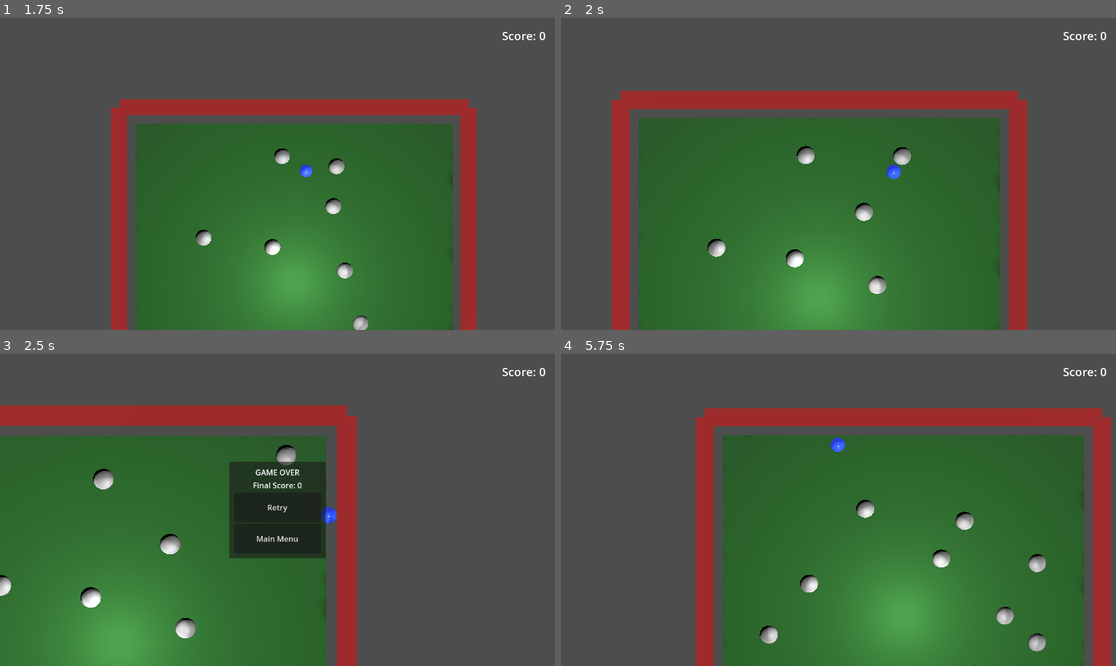
Above: before the commit, frames 1-4 (two rows, left to right).
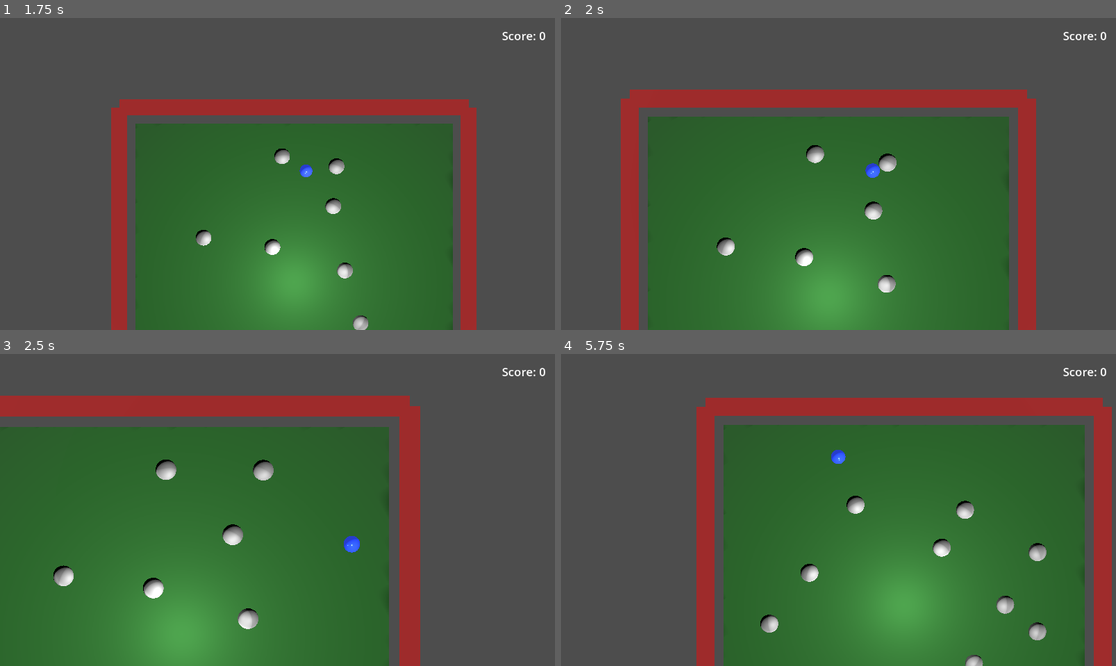
Above: after the commit, the same moments.

Repository: bluehexagons/snakeproject
Game: Godot game, scene res://scenes/main_menu.tscn
Same seed, same stepped clock (60 frames per second), same inputs: the game is played once before the commit and once after it.
Inputs:
- Up to frame 1 (1.75 s): click "New Game" at 0.5 s; hold D (move_right) from 1.28 s (still down)
- Up to frame 2 (2 s): keep holding D (move_right)
- Up to frame 3 (2.5 s): release D (move_right) at 2.03 s; hold S (move_down) from 2.03 s (still down)
- Up to frame 4 (5.75 s): release S (move_down) at 2.75 s; click "Retry" at 2.75 s; hold D (move_right) 3.53-4.25 s; click "Retry" at 4.25 s; hold W (move_up) from 5.03 s (still down)

Frame 1 is identical in both runs. In frame 2, 9.5% of the frame differs, in the area x 9-86%, y 22-100%; in frame 3, 29%, in the area x 0-76%, y 13-100%; in frame 4, 9.5%.

Commit message:
(AI) rocks rock

Diff:
--- a/scripts/collision_handler.gd
+++ b/scripts/collision_handler.gd
@@ -2,18 +2,28 @@
 
 const MINIMUM_SEPARATION = 0.8
 const SEPARATION_FORCE = 80.0
-const COLLISION_BOUNCE = 0.4  # Reduced bounce for more stable collisions
+const COLLISION_BOUNCE = 0.4
 const PLAYER_MASS = 0.5
 const SEGMENT_MASS = 3.0
-const ROCK_MASS = 5.0
-const FRICTION_COEFFICIENT = 0.1
-const ENERGY_TRANSFER = 0.95  # Increased energy transfer
-const PERSISTENT_COLLISION_DAMPING = 0.8  # Less aggressive damping
+const ROCK_MASS = 8.0  # Increased rock mass
+const FRICTION_COEFFICIENT = 0.15  # Increased friction
+const ENERGY_TRANSFER = 0.85  # Reduced to lose more energy in collisions
+const PERSISTENT_COLLISION_DAMPING = 0.8
 const MAX_COLLISION_SPEED = 20.0
 const REST_THRESHOLD = 0.1
-const STATIC_BREAKAWAY_FORCE = 2.0  # Force needed to start moving a static object
+const STATIC_BREAKAWAY_FORCE = 3.0  # Increased force needed to move rocks
+const VELOCITY_LOSS_ON_COLLISION = 0.7  # How much velocity to maintain after collision
 
-func handle_collision(body_a: CharacterBody3D, body_b: CharacterBody3D, collision_normal: Vector3, delta: float) -> void:
+func handle_collision(body_a: CharacterBody3D, body_b: Node, collision_normal: Vector3, delta: float) -> void:
+	# Early return for static bodies (barriers)
+	if body_b is StaticBody3D:
+		handle_static_collision(body_a, collision_normal, delta)
+		return
+
+	# Only proceed with CharacterBody3D collisions
+	if not body_b is CharacterBody3D:
+		return
+
 	var mass_a = get_body_mass(body_a)
 	var mass_b = get_body_mass(body_b)
 
@@ -21,56 +31,53 @@
 	var relative_velocity = body_b.velocity - body_a.velocity
 	var normal_speed = relative_velocity.dot(collision_normal)
 
-	# Calculate initial kinetic energies
-	var energy_a = 0.5 * mass_a * body_a.velocity.length_squared()
-	var energy_b = 0.5 * mass_b * body_b.velocity.length_squared()
-	var total_energy = energy_a + energy_b
+	# Additional velocity loss on collision
+	body_a.velocity *= VELOCITY_LOSS_ON_COLLISION
+	body_b.velocity *= VELOCITY_LOSS_ON_COLLISION
 
-	# Handle static friction for rocks
-	if body_a.is_in_group("rock") and relative_velocity.length() < STATIC_BREAKAWAY_FORCE:
-		mass_a *= 2.0  # Make rocks harder to move when static
-	if body_b.is_in_group("rock") and relative_velocity.length() < STATIC_BREAKAWAY_FORCE:
-		mass_b *= 2.0
+	# Handle static friction for rocks with increased effect
+	if body_a.is_in_group("rock"):
+		if relative_velocity.length() < STATIC_BREAKAWAY_FORCE:
+			mass_a *= 3.0  # Increased mass multiplier for static rocks
+	if body_b.is_in_group("rock"):
+		if relative_velocity.length() < STATIC_BREAKAWAY_FORCE:
+			mass_b *= 3.0
 
-	# Calculate impulse for the collision
+	# Calculate impulse with increased mass effect
 	var restitution = COLLISION_BOUNCE * ENERGY_TRANSFER
-	var impulse_magnitude = -(1.0 + restitution) * normal_speed / ((1.0 / mass_a) + (1.0 / mass_b))
+	var impulse_magnitude = -(1.0 + restitution) * normal_speed
+	impulse_magnitude /= (1.0 / mass_a) + (1.0 / mass_b)
+
+	# Apply impulses with stronger effect
 	var impulse = collision_normal * impulse_magnitude
+	body_a.velocity -= impulse / mass_a
+	body_b.velocity += impulse / mass_b
 
-	# Apply impulses
-	var vel_change_a = -impulse / mass_a
-	var vel_change_b = impulse / mass_b
-
-	# Calculate and apply friction
+	# Enhanced friction effect
 	var tangent_velocity = relative_velocity - (normal_speed * collision_normal)
 	if tangent_velocity.length_squared() > 0.001:
 		var tangent = tangent_velocity.normalized()
 		var friction_impulse = -tangent * abs(impulse_magnitude) * FRICTION_COEFFICIENT
 
-		vel_change_a -= friction_impulse / mass_a
-		vel_change_b += friction_impulse / mass_b
+		body_a.velocity -= friction_impulse / mass_a
+		body_b.velocity += friction_impulse / mass_b
 
-	# Apply velocity changes
-	body_a.velocity += vel_change_a
-	body_b.velocity += vel_change_b
-
-	# Ensure energy is conserved (with some intentional loss)
-	var new_energy_a = 0.5 * mass_a * body_a.velocity.length_squared()
-	var new_energy_b = 0.5 * mass_b * body_b.velocity.length_squared()
-	var new_total_energy = new_energy_a + new_energy_b
-
-	if new_total_energy > total_energy:
-		var scale = sqrt(total_energy / new_total_energy) * ENERGY_TRANSFER
-		body_a.velocity *= scale
-		body_b.velocity *= scale
-
-	# Apply separation
+	# Apply separation with mass consideration
 	var separation_vector = (body_b.global_position - body_a.global_position)
 	var penetration = MINIMUM_SEPARATION - separation_vector.length()
 	if penetration > 0:
 		var separation = collision_normal * SEPARATION_FORCE * delta * penetration
 		body_a.velocity -= separation / mass_a
 		body_b.velocity += separation / mass_b
+
+func handle_static_collision(body: CharacterBody3D, collision_normal: Vector3, delta: float) -> void:
+	var impact_speed = body.velocity.dot(collision_normal)  # Used in calculation
+	var reflection = body.velocity.bounce(collision_normal) * COLLISION_BOUNCE
+	body.velocity = reflection * VELOCITY_LOSS_ON_COLLISION
+
+	# Add slight upward bounce to prevent sticking to ground
+	if collision_normal.y > 0.5:  # If hitting ground-like surface
+		body.velocity.y += abs(impact_speed) * 0.1
 
 # Check for nearby segments and apply separation forces
 func handle_proximity(body: CharacterBody3D, nearby_bodies: Array, delta: float) -> void:
--- a/scripts/rock.gd
+++ b/scripts/rock.gd
@@ -1,8 +1,9 @@
 extends CharacterBody3D
 
-const MASS = 5.0  # Heavier than segments
-const STATIC_FRICTION = 2.0  # Resistance to initial movement
-const DRAG_COEFFICIENT = 0.5  # How quickly rocks come to rest
+const MASS = 8.0  # Increased to match collision handler
+const STATIC_FRICTION = 3.0  # Increased resistance
+const DRAG_COEFFICIENT = 0.2  # Reduced from 0.8 to prevent rapid stopping
+const MIN_VELOCITY = 0.1  # Only stop completely below this threshold
 
 var physics_pos: Vector3
 var visual_pos: Vector3
@@ -12,8 +13,8 @@
 	visual_pos = global_position
 
 func _physics_process(delta):
-	# Apply drag to slow down moving rocks
-	if velocity.length_squared() > 0.01:
+	# More controlled drag for moving rocks
+	if velocity.length_squared() > MIN_VELOCITY * MIN_VELOCITY:
 		velocity = velocity.lerp(Vector3.ZERO, DRAG_COEFFICIENT * delta)
 	elif velocity.length_squared() > 0:
 		velocity = Vector3.ZERO
